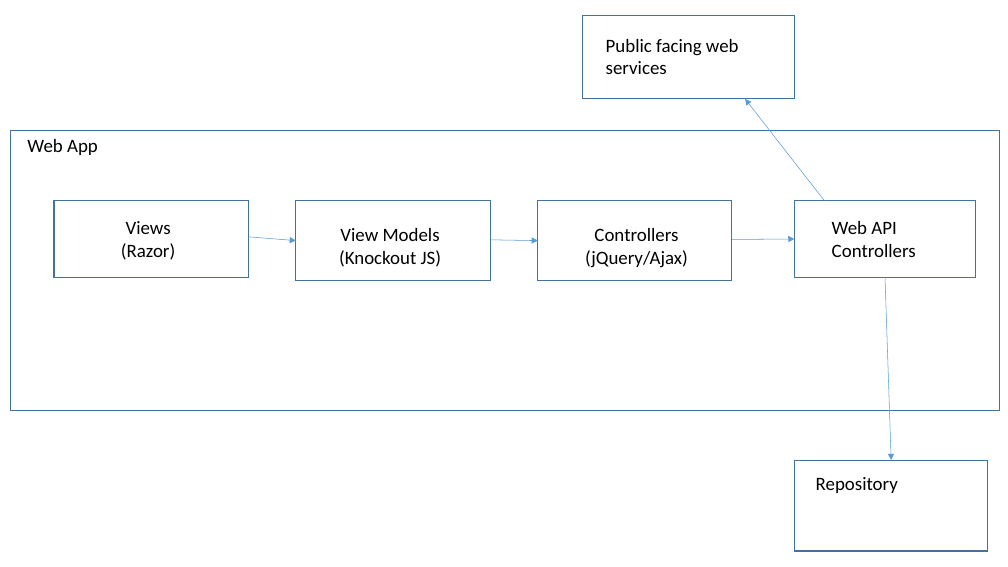
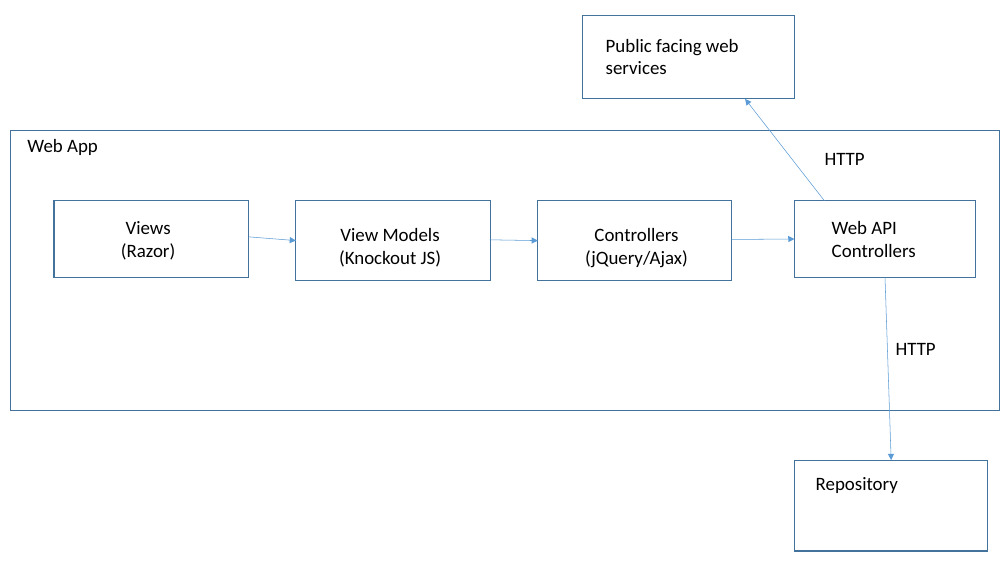
Before and after one commit to matthewfrost/TeamESoftwareArchitecture, a slide deck: slide 3 of Documentation/Software Architecture Design.pptx. Drawn at 1008x567 pixels with LibreOffice and Linux fonts; fonts in the diff are those of the drawing. Boxes give left, top, right and bottom in pixels: in the first picture for what was removed or moved away, otherwise in the second. Text is boxed around its words. In the diff, an @@ line names an element or a change of style, - is before the commit and + after.

```diff
--- a/Documentation/Software Architecture Design.pptx
+++ b/Documentation/Software Architecture Design.pptx
@@ text added at bbox=[825, 153, 865, 165], 18 pt, text #000000 @@
+HTTP
@@ text added at bbox=[896, 343, 936, 355], 18 pt, text #000000 @@
+HTTP
```
Also in this commit, not shown: 5 other files.
